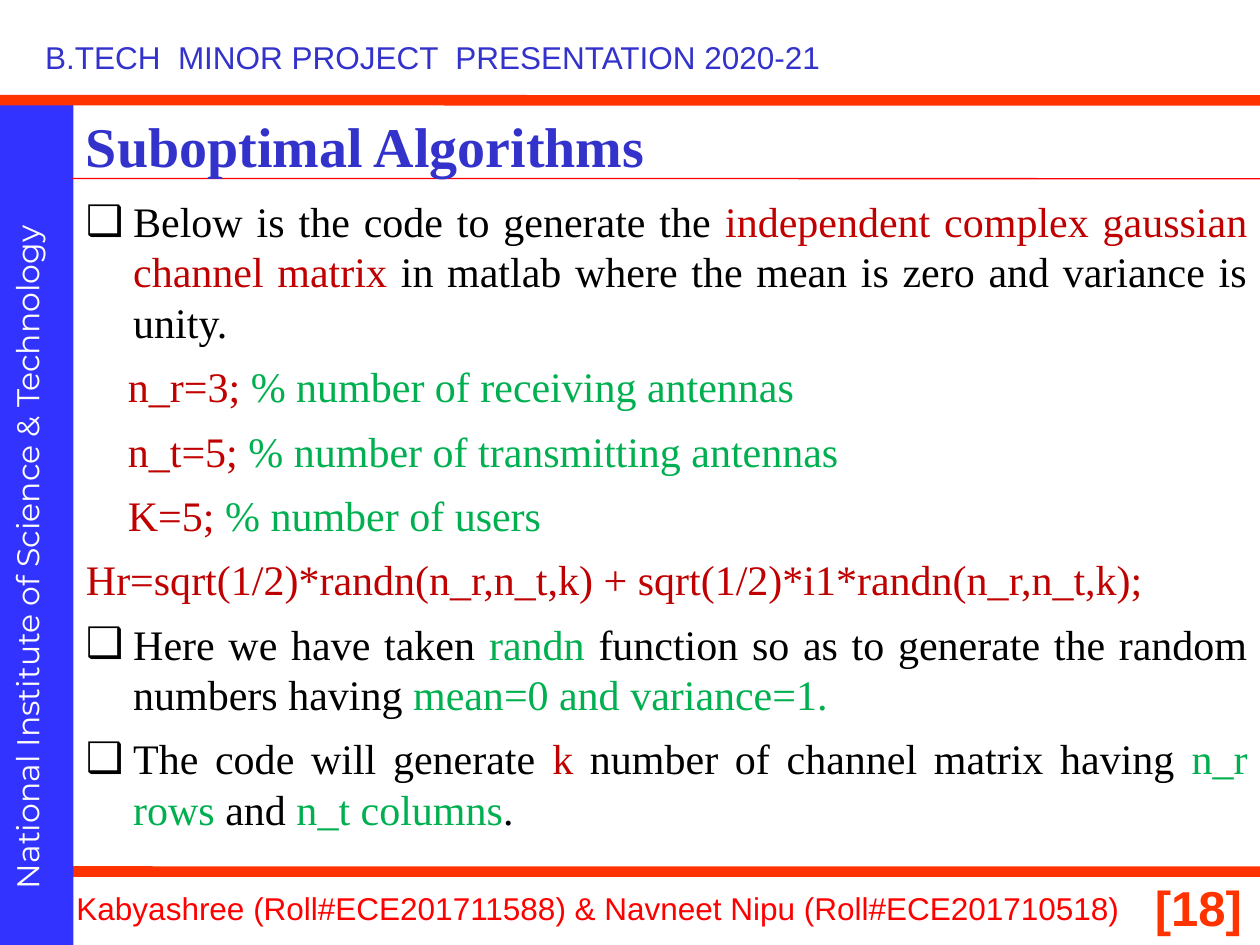
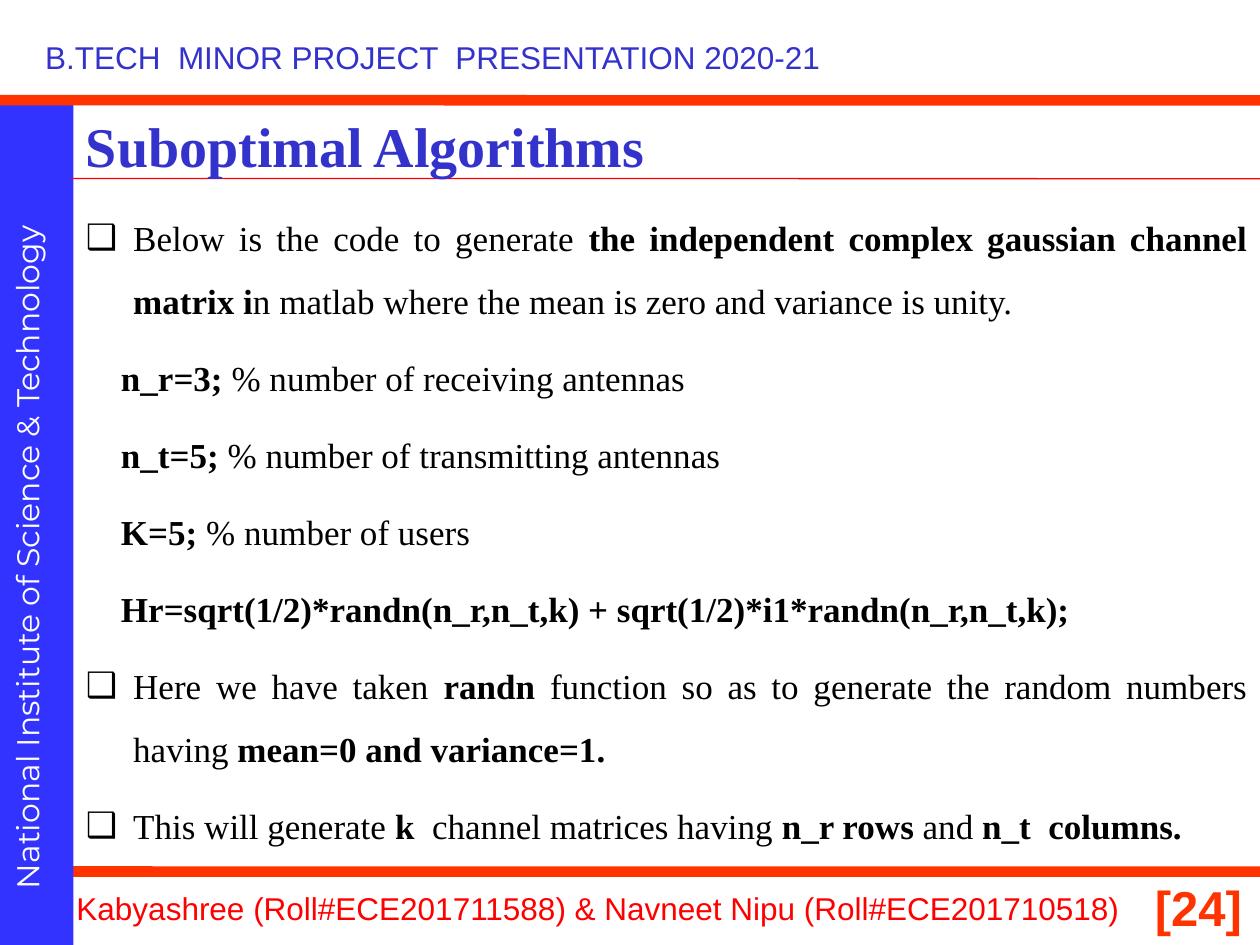
Before and after one commit to navneetnipu/btech_project, a slide deck: slide 24 of minor ppt (2) (2).pptx (slide 18 before the commit). Drawn at 1260x945 pixels with LibreOffice and Linux fonts; fonts in the diff are those of the drawing; background and template pictures are left out. Boxes give left, top, right and bottom in pixels: in the first picture for what was removed or moved away, otherwise in the second. Text is boxed around its words. In the diff, an @@ line names an element or a change of style, - is before the commit and + after.

```diff
--- a/minor ppt (2) (2).pptx
+++ b/minor ppt (2) (2).pptx
@@ text at (121,226,1247,769): size 24 to 20 pt in "Below is the code to generate the ...", "n_r=3; % number of receiving antennas", "n_t=5; % number of transmitting antennas", "K=5; % number of users" and 2 more places; text colour #C00000 to #000000 in "independent complex gaussian channel matrix", "n_r=3;", "n_t=5;", "K=5;" and 1 more places; bold on in "the independent complex gaussian channel matrix in", "n_r=3;", "n_t=5;", "K=5;" and 2 more places; text colour #00B050 to #000000 in "% number of receiving antennas", "% number of transmitting antennas", "% number of users", "randn mean=0 and variance=1."; line spacing 1 to 1.5 @@
@@ text at (133,814,1181,846): text changed; size 24 to 20 pt @@
-❑ The code will generate k number of channel matrix having n_r rows and n_t columns.
+❑ This will generate k channel matrices having n_r rows and n_t columns.
@@ page number at (1155,890,1242,937): text changed @@
-[18]
+[24]
```
Also in this commit, not shown: 13 other slides changed, 12 slides added, 4 slides removed, 2 other files.
